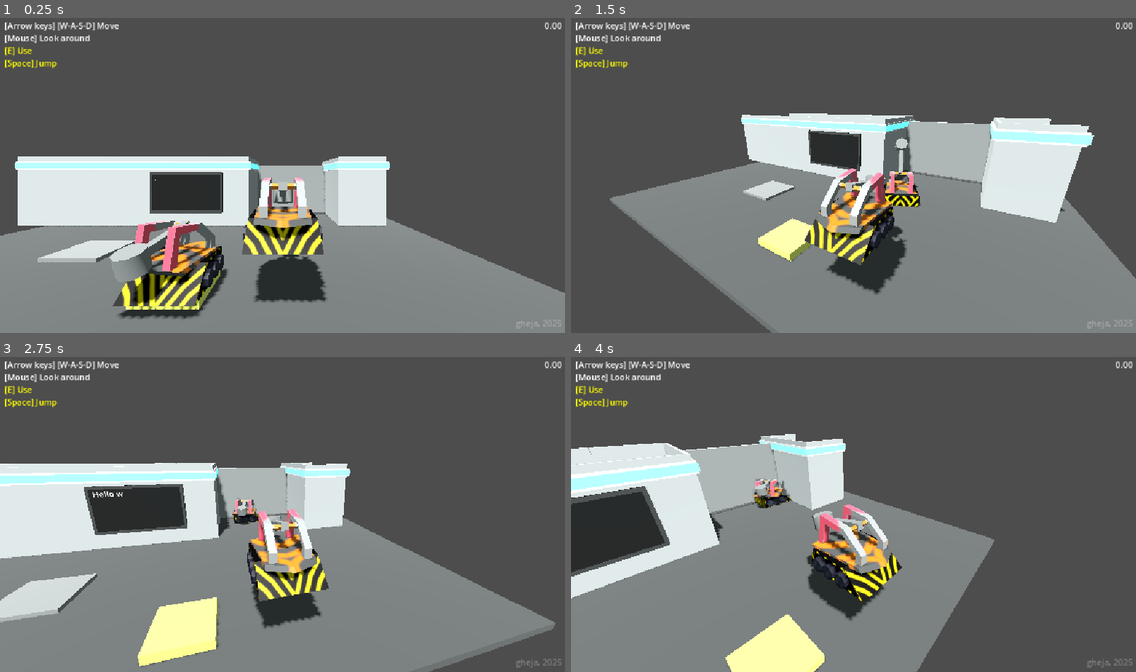
Above: before the commit, frames 1-4 (two rows, left to right).
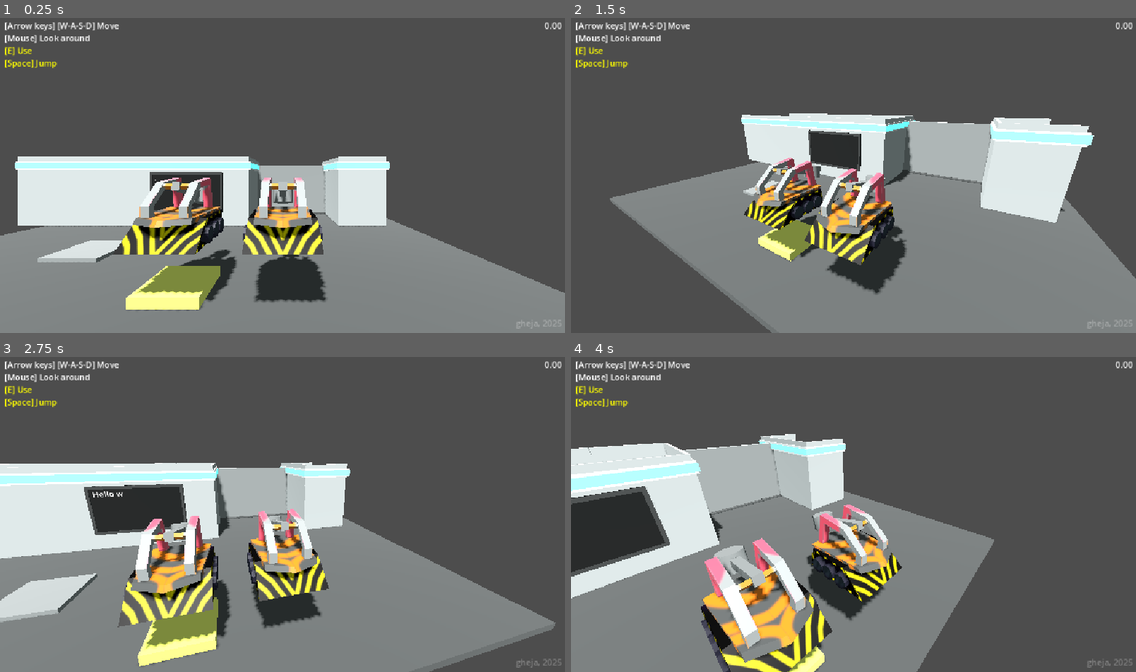
Above: after the commit, the same moments.

Repository: gheja/bot-loop
Game: Godot game, scene res://scenes/main_scene.tscn
Same seed, same stepped clock (60 frames per second), same inputs: the game is played once before the commit and once after it.
Inputs (mouse positions are in pixels of both pictures, inside the frame that each line leads up to):
- Up to frame 1 (0.25 s): no input
- Up to frame 2 (1.5 s): move the mouse to (881, 172) at 0.52 s; hold W (move_up) from 0.53 s (still down); tap E (action_primary) at 0.6, 1.35 s; move the mouse to (825, 175) at 1.27 s
- Up to frame 3 (2.75 s): keep holding W (move_up); move the mouse to (293, 508) at 2.02 s; tap E (action_primary) at 2.1 s
- Up to frame 4 (4 s): keep holding W (move_up); move the mouse to (847, 517) at 2.77 s; tap E (action_primary) at 2.85, 3.6 s; move the mouse to (893, 517) at 3.52 s

The runs differ from the first frame. In frame 1, 6.2% of the frame differs, in the area x 19-42%, y 50-96%; in frame 2, 3.0%; in frame 3, 5.3%; in frame 4, 6.6%, in the area x 23-47%, y 38-100%.

Commit message:
Added game state handling, control lock, player indexing

Diff:
--- a/src/autoload/game_state.gd
+++ b/src/autoload/game_state.gd
@@ -1,6 +1,12 @@
 extends Node
+
+const STATE_INTRO = 1
+const STATE_RUNNING = 2
+const STATE_FINISHED = 3
 
 var loops = 0
 var play_intro = true
+var state = GameState.STATE_INTRO
 
 var player_recordings = [[], []]
+var controls_locked = false
--- a/src/autoload/signals.gd
+++ b/src/autoload/signals.gd
@@ -11,3 +11,5 @@
 signal update_timer
 
 signal trigger_activation_changed
+
+signal set_controls_lock
--- a/src/objects/player_character.gd
+++ b/src/objects/player_character.gd
@@ -1,8 +1,10 @@
+class_name ObjectPlayerCharacter
 extends CharacterBody3D
 
 @export var tmp_my_loop_index = 0
 @export var max_speed = 5
-@export var is_actively_controlled = true
+@export var is_actively_controlled = false
+@export var player_index = -1
 
 # TODO: should be global
 @export_range(0.0, 1.0) var mouse_sensitivity = 0.01
@@ -25,15 +27,15 @@
 }
 
 func _ready() -> void:
+	assert(player_index != -1, "Player object is not set up correctly")
+
 	recording_index = tmp_my_loop_index
 
-	if GameState.loops == tmp_my_loop_index:
-		recording = true
-
-		GameState.player_recordings[recording_index] = []
-
-	if is_actively_controlled:
-		camera.make_current()
+func make_active():
+	recording = true
+	is_actively_controlled = true
+	GameState.player_recordings[recording_index] = []
+	camera.make_current()
 
 func _process(delta: float) -> void:
 	update_body_visual_rotation()
@@ -56,6 +58,12 @@
 		lower_body.rotation.y = lerp(lower_body.rotation.y, target_rotation, 0.15)
 
 func _physics_process(delta: float) -> void:
+	if not GameState.controls_locked:
+		return
+
+	if not GameState.state == GameState.STATE_RUNNING:
+		return
+
 	frame_number += 1
 
 	if recording:
--- a/src/objects/player_character_bot_hammer.tscn
+++ b/src/objects/player_character_bot_hammer.tscn
@@ -56,7 +56,7 @@
 [sub_resource type="SphereShape3D" id="SphereShape3D_t5a1n"]
 radius = 1.0
 
-[node name="PlayerCharacterBotHammer" type="CharacterBody3D"]
+[node name="PlayerCharacterBotHammer" type="CharacterBody3D" groups=["player_objects"]]
 script = ExtResource("1_r2u8h")
 
 [node name="Visuals" type="Node3D" parent="."]
--- a/src/project.godot
+++ b/src/project.godot
@@ -28,6 +28,10 @@
 window/stretch/mode="canvas_items"
 window/stretch/aspect="expand"
 window/custom_user_dir_name=""
+
+[global_group]
+
+player_objects=""
 
 [input]
 
--- a/src/scenes/level_test_2.tscn
+++ b/src/scenes/level_test_2.tscn
@@ -71,9 +71,11 @@
 
 [node name="PlayerCharacterBotHammer" parent="LevelBase/PlayerObjectContainer" index="0" instance=ExtResource("8_ardte")]
 transform = Transform3D(1, 0, 0, 0, 1, 0, 0, 0, 1, 0.516588, 1, 5.98928)
+player_index = 1
 
 [node name="PlayerCharacterBotHammer2" parent="LevelBase/PlayerObjectContainer" index="1" instance=ExtResource("8_ardte")]
 transform = Transform3D(1, 0, 0, 0, 1, 0, 0, 0, 1, 2.51301, 1, 5.98928)
 tmp_my_loop_index = 1
+player_index = 2
 
 [editable path="LevelBase"]
--- a/src/scenes/main_scene.gd
+++ b/src/scenes/main_scene.gd
@@ -10,8 +10,8 @@
 	Signals.timer_started.connect(_on_timer_started)
 	Signals.timer_stopped.connect(_on_timer_stopped)
 	Signals.timer_failed.connect(_on_timer_failed)
+	Signals.set_controls_lock.connect(_on_set_controls_lock)
 
-	Input.mouse_mode = Input.MOUSE_MODE_CAPTURED
 	timer.timeout.connect(_on_timer_timeout)
 
 	GameState.loops += 1
@@ -21,11 +21,37 @@
 
 	reset_colors()
 
+	Signals.set_controls_lock.emit(false)
+
 	if GameState.play_intro:
 		GameState.play_intro = false
 		start_intro_text()
 	else:
-		start_main_timer()
+		start_player_selection()
+
+func start_player_selection():
+	# temporarily auto-select
+	if GameState.loops == 1:
+		set_active_player(1)
+	elif GameState.loops == 2:
+		set_active_player(2)
+
+	start_main_timer()
+
+func set_active_player(index: int):
+	var player_obj: ObjectPlayerCharacter = null
+
+	for obj in get_tree().get_nodes_in_group("player_objects"):
+		obj = obj as ObjectPlayerCharacter
+		if obj.player_index == index:
+			player_obj = obj
+			break
+
+	if not player_obj:
+		print("Could not find player object by index")
+		return
+
+	player_obj.make_active()
 
 func start_intro_text():
 	var intro_text = ".#.#.#*#Hello world!#\nNice to see you!\n#.#.#.#*#How are you?\n#.#.#.#*Ah, well...\nGood luck!\n#;)#"
@@ -46,10 +72,12 @@
 		Signals.set_display_text.emit(text)
 		await get_tree().create_timer(0.05).timeout
 
-	start_main_timer()
+	start_player_selection()
 
 func start_main_timer():
 	timer.start()
+	GameState.state = GameState.STATE_RUNNING
+	Signals.set_controls_lock.emit(true)
 	Signals.update_timer.emit(timer.time_left)
 	Signals.timer_started.emit()
 
@@ -60,6 +88,14 @@
 		Signals.start_transition.emit()
 	else:
 		Signals.start_transition.emit("#441100")
+
+func _on_set_controls_lock(state: bool):
+	GameState.controls_locked = state
+
+	if state:
+		Input.mouse_mode = Input.MOUSE_MODE_CAPTURED
+	else:
+		Input.mouse_mode = Input.MOUSE_MODE_VISIBLE
 
 func _process(delta: float) -> void:
 	main_interface.update(timer.time_left)
@@ -85,6 +121,8 @@
 func _on_timer_stopped():
 	reset_colors()
 
+	GameState.state = GameState.STATE_FINISHED
+	Signals.set_controls_lock.emit(false)
 	restart_level_with_wait(true)
 
 func _on_timer_failed():
@@ -92,4 +130,6 @@
 	world_environment.environment.ambient_light_color = Color("#ff0088")
 	world_environment.environment.ambient_light_energy = 0.1
 
+	GameState.state = GameState.STATE_FINISHED
+	Signals.set_controls_lock.emit(false)
 	restart_level_with_wait(false)
